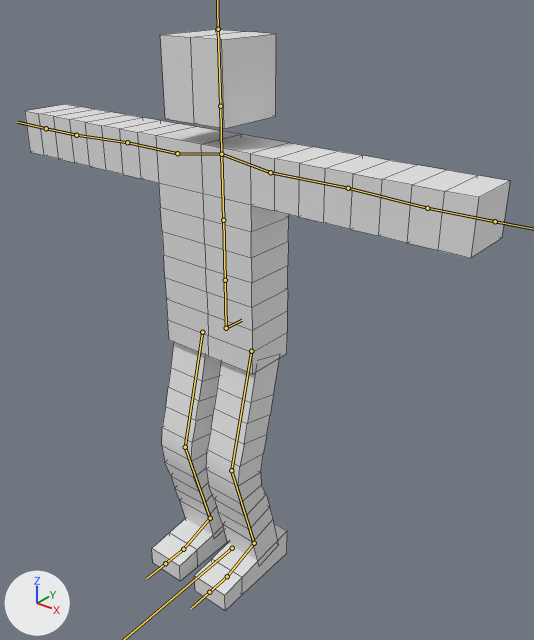
The FBX model IKPlatforming/Assets/Models/PersonRescale2.fbx as it was, and as the next commit left it.
Before and after are seen from a 50 mm camera at (5.35, -5.91, 7.41) aimed at (0.43, 0.24, 3.59). The axes (+X, +Y, +Z) are drawn at lower left. The lights are the same throughout. Both versions are drawn at frame 10 of the action 'Armature|Idle'; the numbers are the values there. The bones that bend it are drawn over the model as lines. Mesh edges are drawn as thin lines.

The first picture shows 'MeshHalf'.
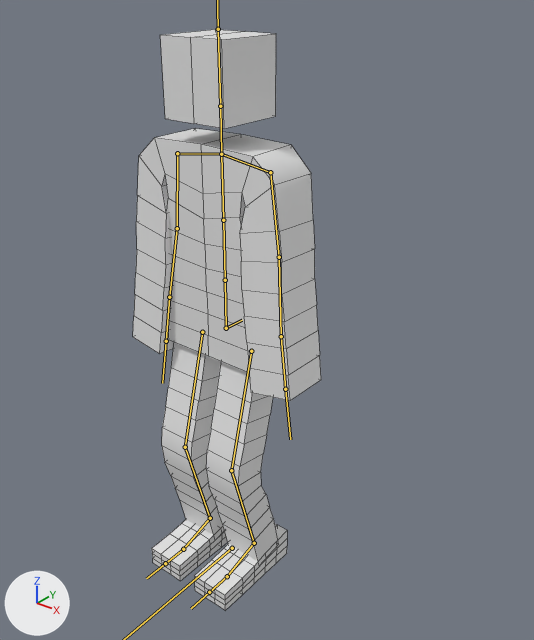
What the commit changed:
Bone 'Arm.L' (bone_arm_l) turns from (0, 0, 0) to (-82, 0, 0) degrees about its own x, y and z.
Bone 'Arm.R' (bone_arm_r) turns from (0, 0, 0) to (-84, 0, 0) degrees about its own x, y and z.

Boxes (x1, y1, x2, y2) around the edits, measured in the pictures (534 x 640 px):
'MeshHalf', posed (61% narrower)
    before: (25, 29, 510, 610)
    after: (133, 29, 321, 610)
bone 'Arm.L', root to tip
    before: (270, 172) to (348, 188)
    after: (270, 172) to (279, 257)
bone 'Arm.R', root to tip
    before: (177, 153) to (127, 142)
    after: (177, 153) to (177, 228)
